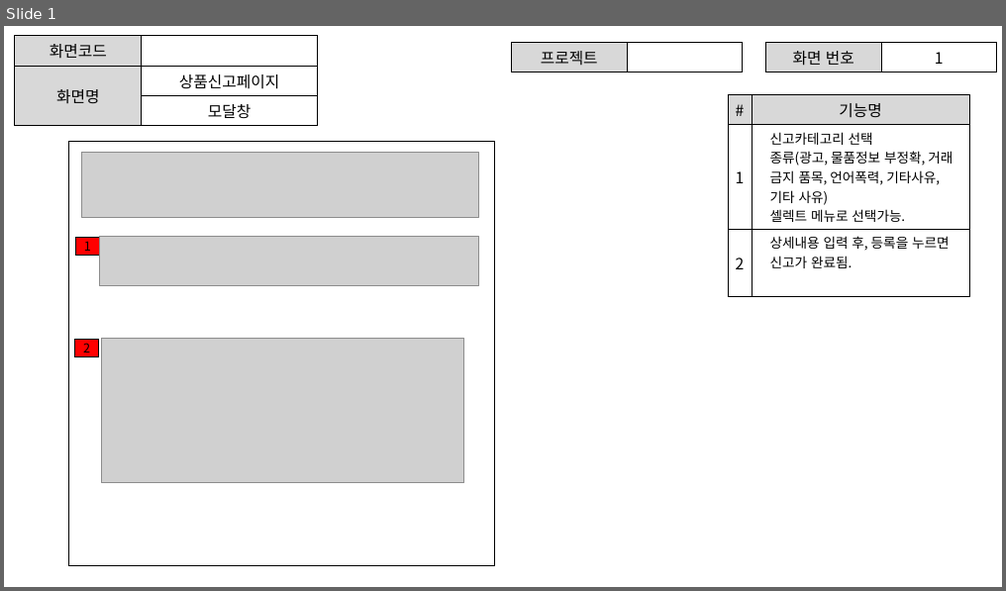
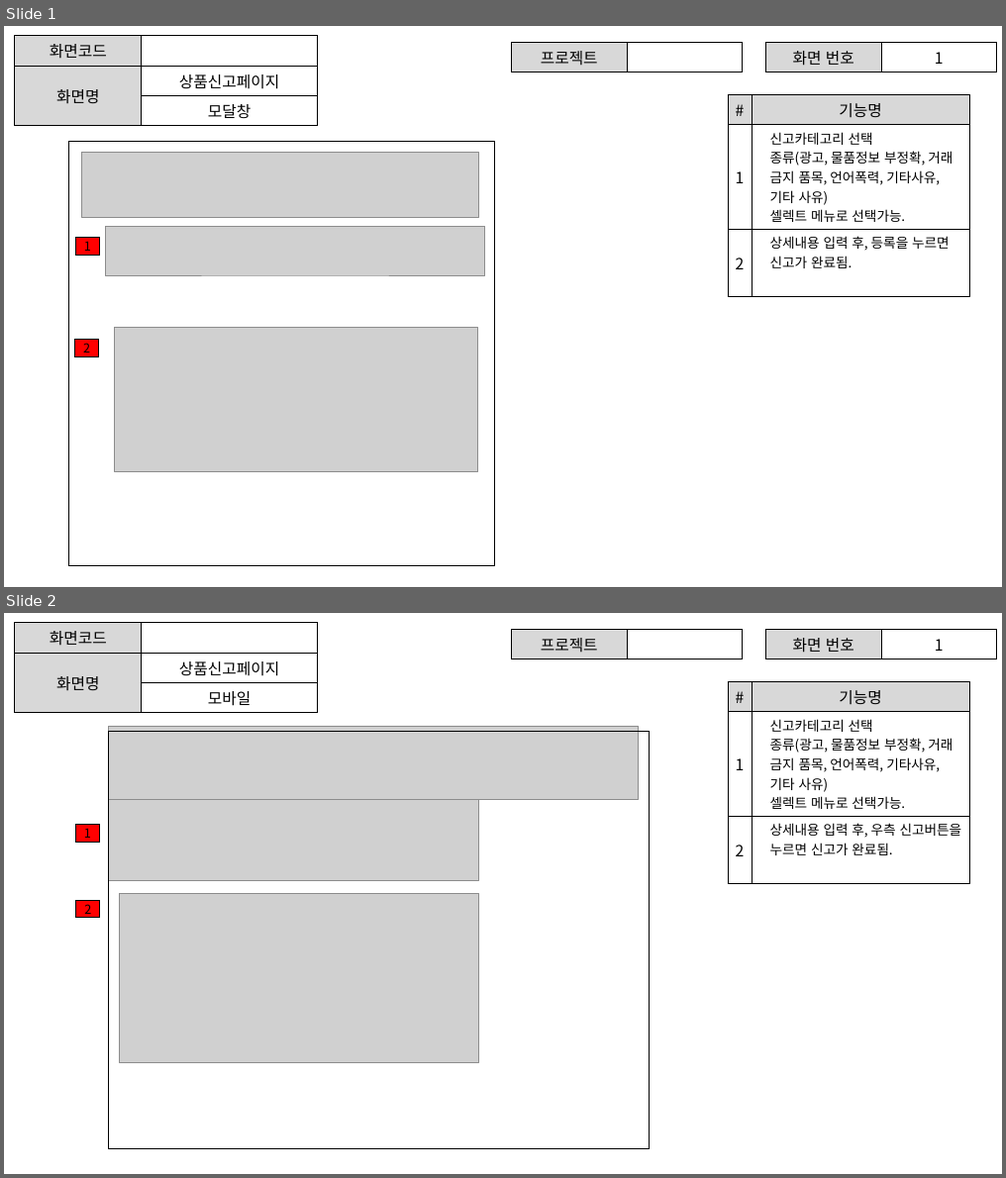
Before and after one commit to ezenteam2/RentalEquip, a slide deck: gr2_lhj/상품신고페이지.pptx. Shown one above the other, each under a label of ours: slide 1 before the commit, slides 1 and 2 after it. The pictures are 1006x591 and 1006x1178 pixels, drawn with LibreOffice and Linux fonts; fonts in the diff are those of the drawing; grey boxes stand for pictures. Boxes give left, top, right and bottom in pixels: in the first picture for what was removed or moved away, otherwise in the second. Text is boxed around its words. In the diff, an @@ line names an element or a change of style, - is before the commit and + after.

Commit message:
모바일페이지 추가 끗

```diff
--- a/gr2_lhj/상품신고페이지.pptx
+++ b/gr2_lhj/상품신고페이지.pptx
@@ slide 2 added at (4,613,1002,1174), background #FFFFFF @@
@@ table added at (15,623,317,710), 3 rows, 2 columns @@
+화면코드 | 
+화면명 | 상품신고페이지
+ | 모바일
@@ table added at (512,630,743,656), 1 rows, 2 columns @@
+프로젝트 | 
@@ table added at (766,630,997,657), 1 rows, 2 columns @@
+화면 번호 | 1
@@ table added at (728,682,969,863), 3 rows, 2 columns @@
+# | 기능명
+1 | 신고카테고리 선택 / 종류(광고, 물품정보 부정확, 거래 금지 품목, 언어폭력, 기타사유, 기타 사유) / 셀렉트 메뉴로 선택가능.
+2 | 상세내용 입력 후, 우측 신고버튼을 누르면 신고가 완료됨.
@@ picture added at (109,726,638,799) @@
@@ rectangle added at (109,732,649,1149), outline #000000 1 pt @@
@@ picture added at (109,786,478,881) @@
@@ rectangle added at (76,824,100,842), fill #FF0000, outline #000000 1 pt, 12 pt, text #000000 @@
+1
@@ rectangle added at (76,900,100,919), fill #FF0000, outline #000000 1 pt, 12 pt, text #000000 @@
+2
@@ picture added at (119,894,478,1062) @@
@@ slide 1 changed as well @@
@@ picture: place and size @@
-picture at (99,236,478,285)
+picture at (106,227,484,276)
@@ picture: place and size @@
-picture at (101,338,464,482)
+picture at (115,327,478,472)
```
Also in this commit, not shown: 4 other files.
